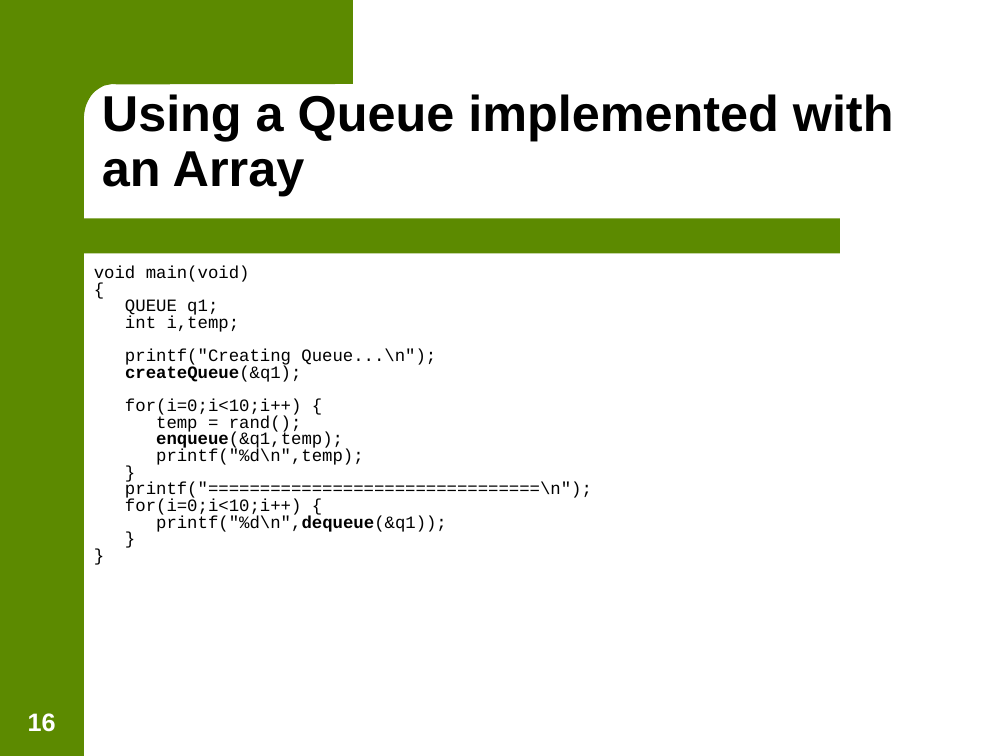
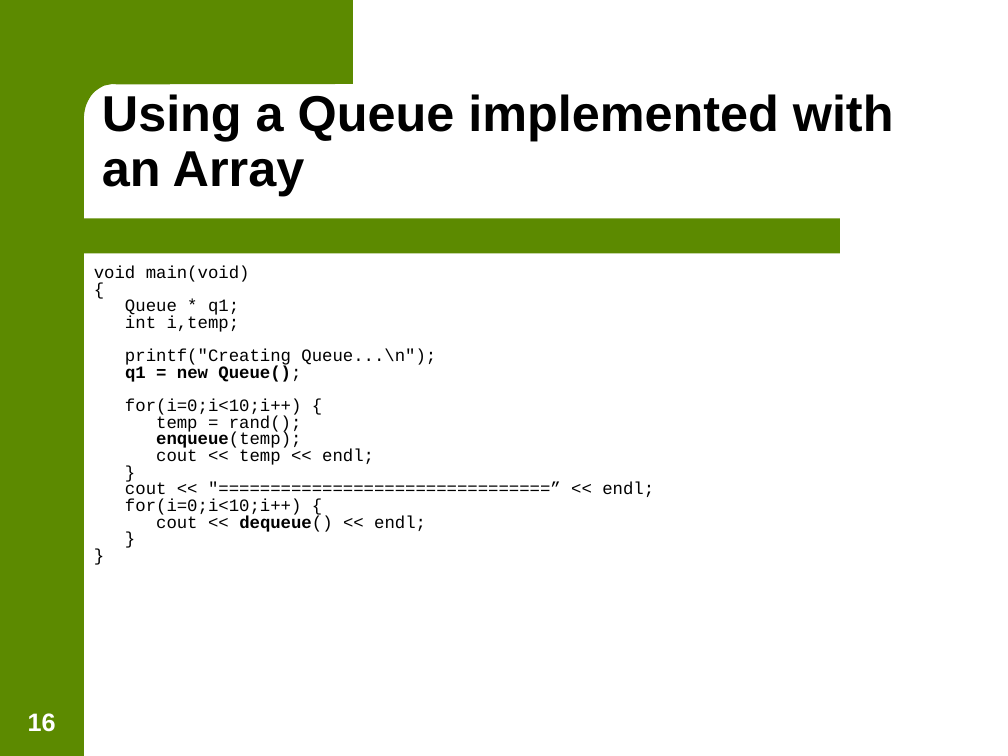
Before and after one commit to jasongraalum/NB_2018, a slide deck: slide 16 of Summer/Material/Lecture_Slides/Lecture 10 - Stacks and Queues.ppt. Drawn at 1008x756 pixels with LibreOffice and Linux fonts; fonts in the diff are those of the drawing; background and template pictures are left out. Boxes give left, top, right and bottom in pixels: in the first picture for what was removed or moved away, otherwise in the second. Text is boxed around its words. In the diff, an @@ line names an element or a change of style, - is before the commit and + after.

Commit message:
Updated Stack and Queue slides to C++ syntax

```diff
--- a/Summer/Material/Lecture_Slides/Lecture 10 - Stacks and Queues.ppt
+++ b/Summer/Material/Lecture_Slides/Lecture 10 - Stacks and Queues.ppt
@@ text at bbox=[125, 299, 239, 317]: text changed @@
-QUEUE q1;
+Queue * q1;
@@ text at bbox=[125, 366, 301, 382]: text changed @@
-createQueue(&q1);
+q1 = new Queue();
@@ text at bbox=[156, 432, 374, 465]: text changed @@
-enqueue(&q1,temp);
-printf("%d\n",temp);
+enqueue(temp);
+cout << temp << endl;
@@ text at bbox=[125, 482, 654, 500]: text changed @@
-printf("================================\n");
+cout << "================================” << endl;
@@ text at bbox=[156, 516, 426, 532]: text changed @@
-printf("%d\n",dequeue(&q1));
+cout << dequeue() << endl;
```
Also in this commit, not shown: 9 other slides changed, 9 other files.
